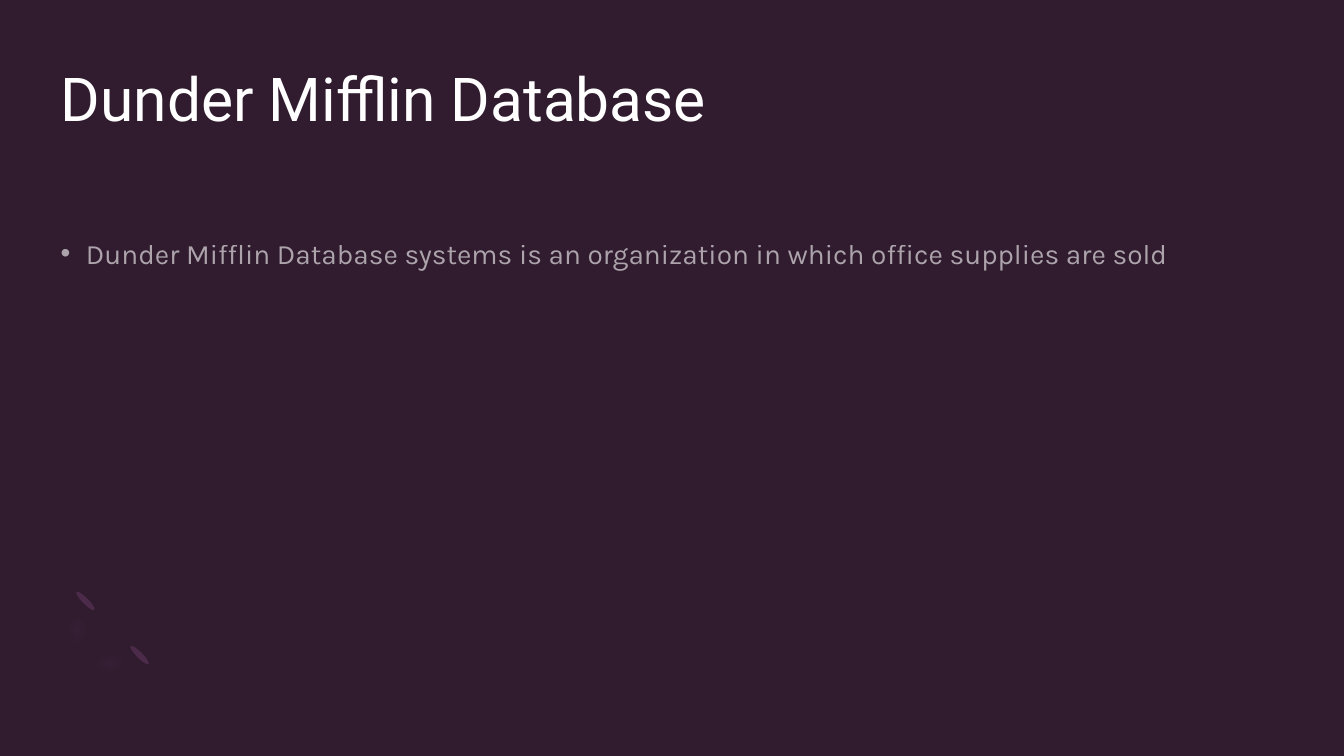
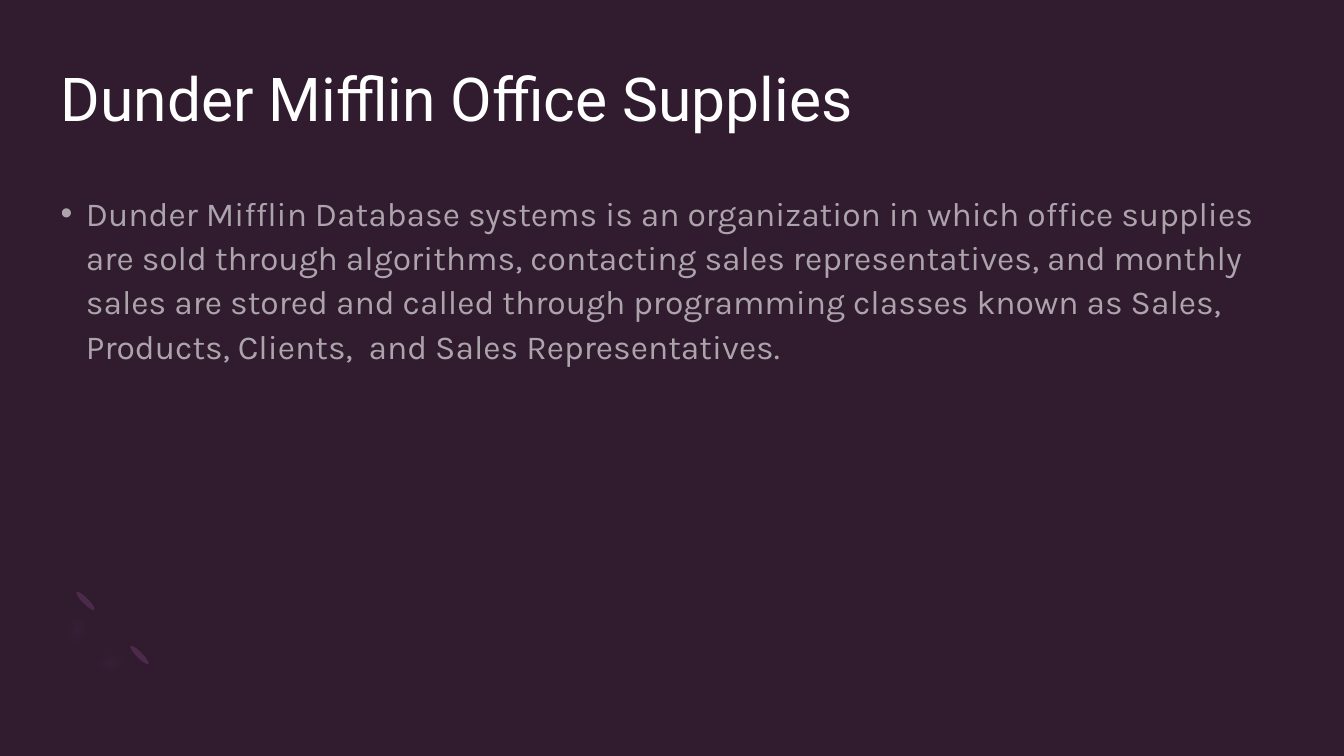
Before and after one commit to rgtz18/Group4Project, a slide deck: slide 2 of COSC 1437 - Final Project PPT Presentation.pptx. Drawn at 1344x756 pixels with LibreOffice and Linux fonts; fonts in the diff are those of the drawing. Boxes give left, top, right and bottom in pixels: in the first picture for what was removed or moved away, otherwise in the second. Text is boxed around its words. In the diff, an @@ line names an element or a change of style, - is before the commit and + after.

```diff
--- a/COSC 1437 - Final Project PPT Presentation.pptx
+++ b/COSC 1437 - Final Project PPT Presentation.pptx
@@ title at (61,75,853,134): text changed @@
-Dunder Mifflin Database
+Dunder Mifflin Office Supplies
@@ text at (86,203,1253,367): text changed; size 20 to 24 pt @@
-• Dunder Mifflin Database systems is an organization in which office supplies are sold
+• Dunder Mifflin Database systems is an organization in which office supplies are sold through algorithms, contacting sales representatives, and monthly sales are stored and called through programming classes known as Sales, Products, Clients, and Sales Representatives.
```
Also in this commit, not shown: 1 other slide changed, 12 slides added, 5 slides removed.
